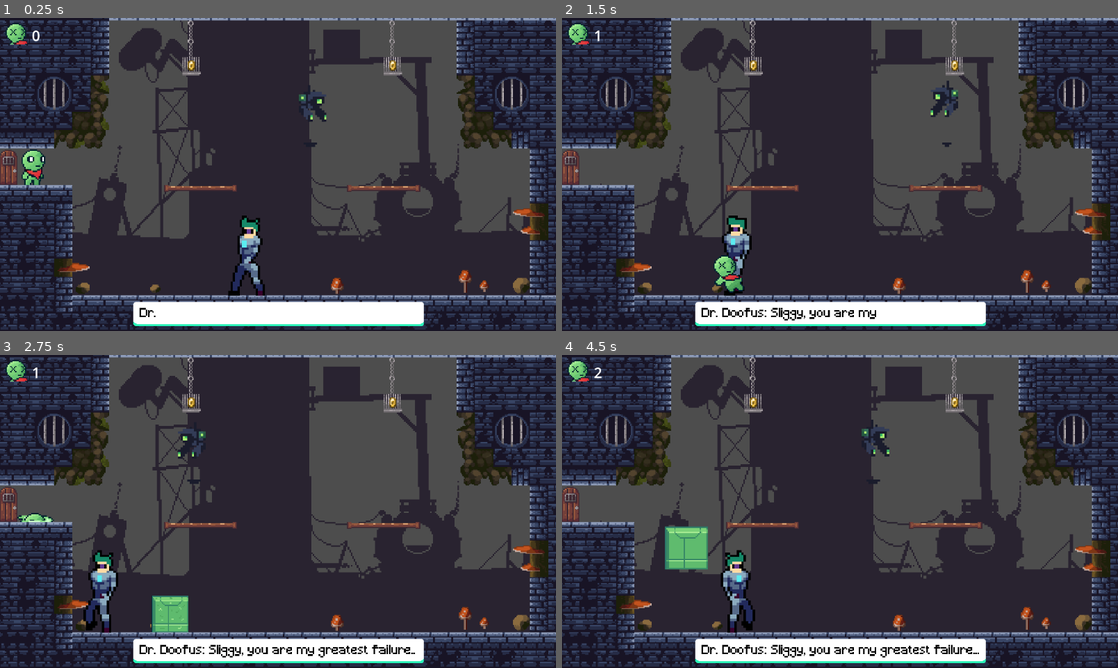
Above: before the commit, frames 1-4 (two rows, left to right).
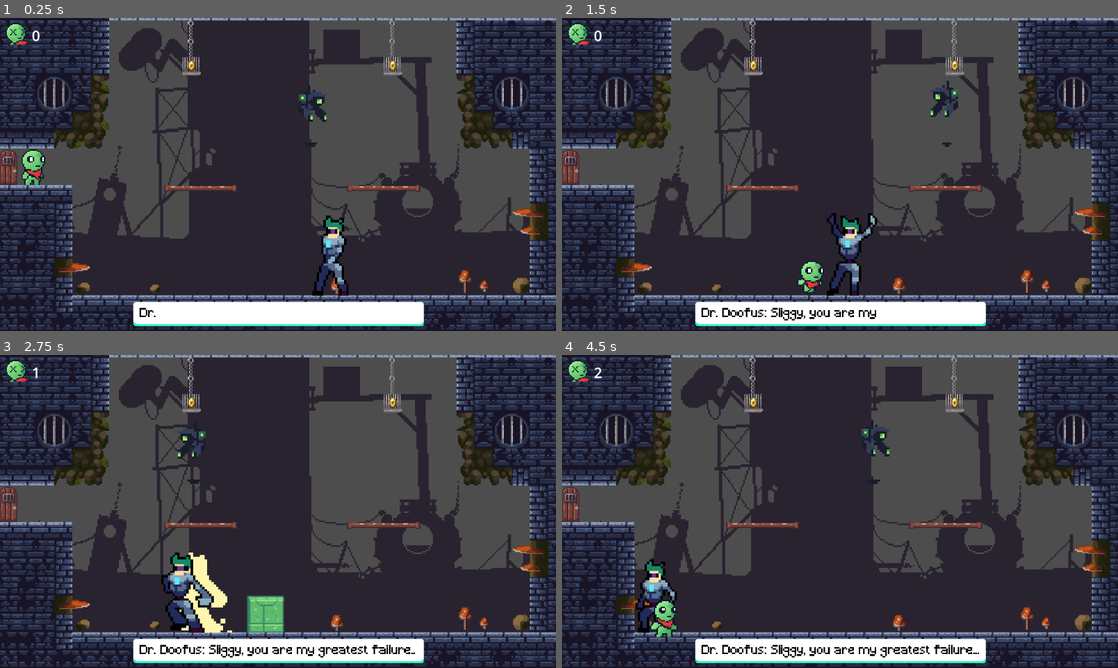
Above: after the commit, the same moments.

Repository: Jeric-Tan/Sliggy
Game: Godot game, scene res://levels/level_5.tscn
Same seed, same stepped clock (60 frames per second), same inputs: the game is played once before the commit and once after it. This scene is started directly instead of the project's main scene.
Inputs (mouse positions are in pixels of both pictures, inside the frame that each line leads up to):
- Up to frame 1 (0.25 s): no input
- Up to frame 2 (1.5 s): move the mouse to (962, 158) at 0.52 s; hold Right (right) from 0.53 s (still down); tap C (clear) at 0.6, 1.35 s; tap Up (jump) at 0.77 s; move the mouse to (728, 190) at 1.27 s
- Up to frame 3 (2.75 s): tap Up (jump) at 1.52 s; move the mouse to (333, 442) at 2.02 s; release Right (right) at 2.03 s; hold Left (left) from 2.03 s (still down); tap C (clear) at 2.1 s
- Up to frame 4 (4.5 s): move the mouse to (812, 574) at 2.77 s; release Left (left) at 2.78 s; hold Right (right) 2.78-4.28 s; tap C (clear) at 2.85, 3.6, 4.35 s; tap Up (jump) at 3.02, 3.77 s; move the mouse to (1006, 558) at 3.52 s; move the mouse to (673, 464) at 4.27 s; hold Left (left) from 4.28 s (still down)

The runs differ from the first frame. In frame 1, 1.8% of the frame differs, in the area x 41-63%, y 63-89%; in frame 2, 2.6%; in frame 3, 4.4%, in the area x 3-52%, y 50-89%; in frame 4, 3.3%.

Commit message:
added dash and alert sounds

Diff:
--- a/levels/level_4.tscn
+++ b/levels/level_4.tscn
@@ -394,18 +394,18 @@
 texture_filter = 1
 metadata/_edit_lock_ = true
 
-[node name="player" parent="level_holder" index="3"]
+[node name="endpoint" parent="level_holder" index="4"]
+position = Vector2(1129, 292)
+
+[node name="spawnpoint" parent="level_holder" index="5"]
+position = Vector2(72, 364)
+
+[node name="player" parent="level_holder" index="8"]
 position = Vector2(71, 361)
 total_lives = 4
 
 [node name="Camera2D" parent="level_holder/player" index="2"]
 limit_left = 0
-
-[node name="endpoint" parent="level_holder" index="5"]
-position = Vector2(1129, 292)
-
-[node name="spawnpoint" parent="level_holder" index="6"]
-position = Vector2(72, 364)
 
 [node name="level_tiles_lab" type="TileMap" parent="level_holder"]
 texture_filter = 1
--- a/levels/level_5.tscn
+++ b/levels/level_5.tscn
@@ -12,7 +12,9 @@
 [ext_resource type="Texture2D" uid="uid://ck8547yq5iyvf" path="res://sprites/doofus_run.png" id="10_uiq0j"]
 [ext_resource type="Texture2D" uid="uid://dq2l8fjigqihr" path="res://sprites/doofus_walk.png" id="11_yo0nm"]
 [ext_resource type="PackedScene" uid="uid://de680tnqylfrj" path="res://scenes/enemy_drone.tscn" id="12_plqs8"]
+[ext_resource type="AudioStream" uid="uid://danwui65enmgy" path="res://sounds/doofus_dash.mp3" id="12_uoihv"]
 [ext_resource type="AudioStream" uid="uid://b25di7se8jp4q" path="res://sounds/boss.wav" id="13_06rhl"]
+[ext_resource type="AudioStream" uid="uid://rgefihjnpeuw" path="res://sounds/alert.mp3" id="13_tadre"]
 
 [sub_resource type="AtlasTexture" id="AtlasTexture_2gtue"]
 atlas = ExtResource("4_urfvn")
@@ -378,7 +380,19 @@
 layer_2/name = "2"
 layer_2/tile_data = PackedInt32Array(983048, 983040, 21, 983059, 983040, 21)
 
-[node name="player" parent="level_holder" index="3"]
+[node name="death_player" parent="level_holder" index="3"]
+position = Vector2(-75, -96)
+
+[node name="endpoint" parent="level_holder" index="4"]
+position = Vector2(-149, 94)
+
+[node name="spawnpoint" parent="level_holder" index="5"]
+position = Vector2(-7, 473)
+
+[node name="checkpoint" parent="level_holder" index="6"]
+position = Vector2(-144, -34)
+
+[node name="player" parent="level_holder" index="8"]
 position = Vector2(-7, 473)
 total_lives = 5
 
@@ -387,20 +401,8 @@
 enabled = false
 zoom = Vector2(1.78, 1.78)
 
-[node name="death_player" parent="level_holder" index="4"]
-position = Vector2(-75, -96)
-
-[node name="endpoint" parent="level_holder" index="5"]
-position = Vector2(-149, 94)
-
-[node name="spawnpoint" parent="level_holder" index="6"]
-position = Vector2(-7, 473)
-
-[node name="checkpoint" parent="level_holder" index="7"]
-position = Vector2(-144, -34)
-
 [node name="dr_doofus" type="CharacterBody2D" parent="level_holder"]
-position = Vector2(291, 589)
+position = Vector2(401, 588)
 collision_layer = 2
 collision_mask = 2
 script = ExtResource("3_ts2mo")
@@ -422,6 +424,14 @@
 [node name="CollisionShape2D" type="CollisionShape2D" parent="level_holder/dr_doofus"]
 position = Vector2(-0.5, -0.5)
 shape = SubResource("RectangleShape2D_558kd")
+
+[node name="dash" type="AudioStreamPlayer" parent="level_holder/dr_doofus"]
+stream = ExtResource("12_uoihv")
+volume_db = -5.0
+
+[node name="alert" type="AudioStreamPlayer" parent="level_holder/dr_doofus"]
+stream = ExtResource("13_tadre")
+volume_db = -7.0
 
 [node name="enemy_drone" parent="level_holder" instance=ExtResource("12_plqs8")]
 position = Vector2(307, 398)
--- a/scripts/death_player.gd
+++ b/scripts/death_player.gd
@@ -9,7 +9,6 @@
 	var block = block_scene.instantiate()
 	block.position = pos
 	level_holder.add_child(block)
-
 
 func play_animation(player_pos):
 	death_audio.play()
--- a/scripts/dr_doofus.gd
+++ b/scripts/dr_doofus.gd
@@ -14,6 +14,8 @@
 
 @onready var player = $"../player"
 @onready var ani_sprite = $AnimatedSprite2D
+@onready var dash_sound = $dash
+@onready var alert_sound = $alert
 
 var is_left = true
 var gravity = ProjectSettings.get_setting("physics/2d/default_gravity")
@@ -25,6 +27,7 @@
 var first_aggro = false
 
 func _ready():
+	alert_sound.play()
 	DialogManager.start_dialog(Vector2(315,705), lines)
 
 func _physics_process(delta):
@@ -92,6 +95,7 @@
 	ani_sprite.play("aggro")
 	await ani_sprite.animation_finished
 	#await get_tree().create_timer(0.8).timeout
+	dash_sound.play()
 	curr_state = state.dash
 	ani_sprite.play("dash")
 	await ani_sprite.animation_finished
Not shown: 1 places in levels/level_5.tscn that only renumber resources
Not shown, added: sounds/doofus_dash.mp3.import
Not shown, added: sounds/doofus_dash.mp3
